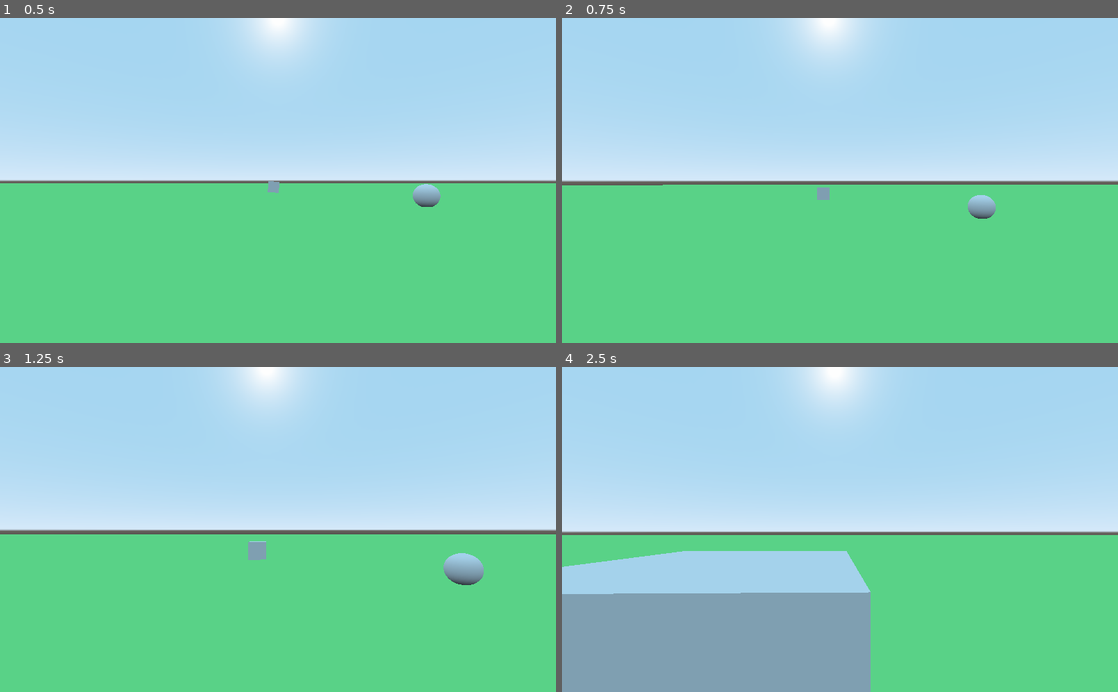
Above: before the commit, frames 1-4 (two rows, left to right).
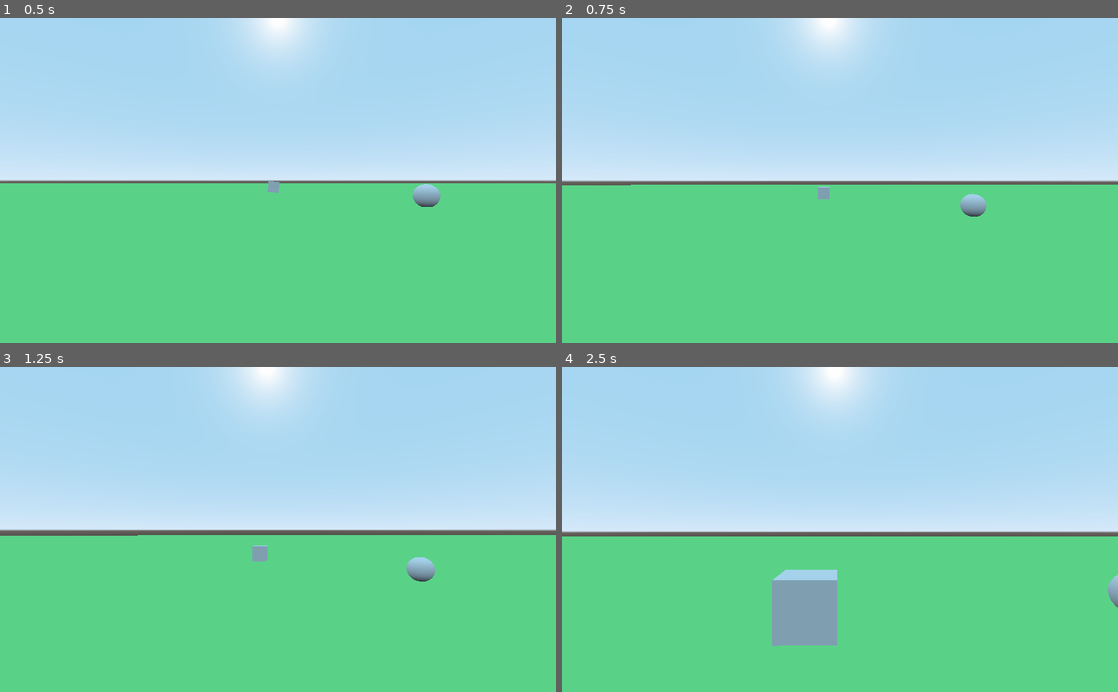
Above: after the commit, the same moments.

Repository: FreeFlyFall/RigidBodyController
Game: Godot game, scene res://Scenes/scene1.tscn
The game is run twice, just before and just after one commit, with the same random seed, the same clock (stepped at 60 frames per second) and the same inputs.
Inputs (mouse positions are in pixels of both pictures, inside the frame that each line leads up to):
- Up to frame 1 (0.5 s): no input
- Up to frame 2 (0.75 s): tap Enter at 0.5 s; move the mouse to (867, 180) at 0.52 s; hold W (move_forward) from 0.53 s (still down); tap Space (jump) at 0.6 s
- Up to frame 3 (1.25 s): keep holding W (move_forward); tap Space (jump) at 0.77, 1.07 s
- Up to frame 4 (2.5 s): keep holding W (move_forward); move the mouse to (812, 529) at 1.27 s; tap Space (jump) at 1.35, 1.52, 1.82, 2.1 s; move the mouse to (851, 523) at 2.02 s

Frame 1 is identical in both runs. In frame 2, 0.2% of the frame differs, in the area x 12-78%, y 51-62%; in frame 3, 1.2%; in frame 4, 22%, in the area x 0-100%, y 51-100%.

Commit message:
Get the normal of a contact point, and use cross products to modify the player's movement vector. The move vector is rotated based on the contact slope so the player can move across the slope. Still needs work - getting stuck on slope transitions. Fix the player getting stuck on edges by also checking solely for a zero as the normalized velocity. Fix jump release downforce being possible to activate multiple times.
Signed-off-by: FreeFlyFall <ryanjvanslyke@gmail.com>

Diff:
--- a/move.gd
+++ b/move.gd
@@ -1,12 +1,14 @@
 extends Spatial
 
 # Integrate forces vars
-var speed := 100
+var speed := 2
 export var jump: float = 5
 export var mouse_sensitivity: = 0.05
 var speed_limit = 10
 var player_physics_material = load("res://Physics/player.tres")
 var friction = player_physics_material.friction
+var is_landing: bool = false
+var slant: Vector3
 
 # Process vars
 onready var head = $Head
@@ -36,10 +38,11 @@
 	var direct_state = get_world().direct_space_state
 	raycast_list.clear()
 	is_grounded = false
-	# Create 8 raycasts around the player capsule
-	# They're instantiated towards the edge of the radius and shoot from just
-	# below the capsule, to just below the bottom bound of the capsule
-	for i in 8:
+	# Create 9 raycasts around the player capsule
+	# They begin towards the edge of the radius and shoot from just
+	# below the capsule, to just below the bottom bound of the capsule,
+	# with one in the center
+	for i in 9:
 		# Get the starting location
 		var loc = self.translation
 		# subtract a distance to get below the capsule
@@ -57,7 +60,7 @@
 				loc.x -= cv_dist # W
 			# Ordinal vectors
 			4:
-				loc.z -= ov_dist # Ne
+				loc.z -= ov_dist # NE
 				loc.x += ov_dist
 			5:
 				loc.z += ov_dist # SE
@@ -75,11 +78,10 @@
 		raycast_list.append([loc,loc2])
 	# Check each raycast for collision
 	for array in raycast_list:
-		var collision = direct_state.intersect_ray(array[0],array[1])
+		var collision = direct_state.intersect_ray(array[0],array[1],[self])
 		if collision:
 			#print(String(self.translation)+' '+String(collision.position))
 			is_grounded = true
-			print()
 
 # Capture mouse on load
 func _ready():
@@ -114,52 +116,49 @@
 		 !Input.is_action_pressed("move_left"))
 
 #DevNotes:
-	# Change movement vector to be perpendicular to the contact slope
+	# Change movement vector to be perpendicular to the contact slope if is not pinned
 	## # Change linear damp while in air?
 	# If forced above max velocity(by impulse or collision), don't do velocity limiting during input
 	 # ignore input for the direction in which the velocity is over the speed limit
-	# FSM for Rigidbody controller?:
-		# Air(If not grounded) - (add small force in direction held)
-		# Idle(no input)
-		# Accel(input) - (Force towards direction)
-		# AtSpeed(grounded, with input, at speed limit)
 	# Remove friction in the air as well. On becoming grounded, scale it up over a fraction of a second to allow a small slide
-	# Set is_grounded based on collision again, and use one raycast at the middle bottom. # Stuck on cube
-	 # I think either will work, but a combination of collision normals and
-	 # raycast will be more stable for complex shapes
 	# If not grounded, use air-controls
+	# Add crouch. Crouch during jump while space is held to make landing accurately easier.
 
 func _integrate_forces(state):
-	### If the player collision produces a negative normal, remove friction to prevent sticking
-	var is_pinned = false
-	# If the player body is contacting something
+	### If the player collision produces a negative normal, remove friction to prevent sticking	var
+	# If the player body is contacting something,
 	if (state.get_contact_count() > 0):
 		var contact_normal_array = []
-		# Get the normal of the point of contact
+		# get the normal of the point of contact
 		for i in state.get_contact_count():
 			contact_normal_array.insert(i, state.get_contact_local_normal(i))
 			# If the contact normal is facing up, the player is grounded
-			# if (Input.is_action_pressed('move_forward')):
-			# 	print(String(i)+' '+String(contact_normal_array[i]))
-			if (contact_normal_array[i].y < 0.5):
-				is_pinned = true
+#			if (Input.is_action_pressed('move_forward')):
+#				print(String(i)+' '+String(contact_normal_array[i]))
+			slant = contact_normal_array[i]
+			if (slant.y >= 0.5):
+				is_grounded = true
 		# If the player isn't against a wall or something tilting toward them, use normal friction, else turn it off
-		if (not is_pinned):
+		if (is_grounded):
 			player_physics_material.rough = true
 			player_physics_material.friction = friction
 		else:
 			player_physics_material.rough = false
 			player_physics_material.friction = 0
 
-	### If the player tried to jump, and is grounded, apply an upward force times the jump multiplier
+	# Handle jumping
+	# If the player tried to jump, and is grounded, apply an upward force times the jump multiplier
+	# Apply a downward force once if the player lets go of jump to assist with landing
 	if (Input.is_action_just_pressed("jump")):
-		print(is_grounded)
 		if (is_grounded):
 			state.apply_central_impulse(Vector3(0,1,0) * jump)
+			is_landing = false
 			#self.linear_damp = -1
 	if (not is_grounded) and Input.is_action_just_released("jump"):
-		var jump_fraction = jump / 5
-		state.apply_central_impulse(Vector3(0,-1,0) * jump_fraction)
+		if (is_landing == false):
+			var jump_fraction = jump / 5
+			state.apply_central_impulse(Vector3(0,-1,0) * jump_fraction)
+			is_landing = true
 
 	# Initialize the movement vector
 	var move = Vector3()
@@ -187,17 +186,21 @@
 	elif Input.is_action_pressed("move_left"):
 		move = -head.transform.basis.x
 
+	#print(String(is_grounded)+String(OS.get_time()))
 	if (is_grounded):
 		#self.linear_damp = -1 # Use default linear damp
 		# If the player is grounded and moving, limit the velocity to the speed limit
-		move *= speed
 		var vel = state.get_linear_velocity()
 		var nvel = vel.normalized() # The normalized player velocity
 		# If the players velocity doesn't exceed the normalized movement vector at the speed limit,
 		# add the force towards the movement vector
-		if ((nvel.x > 0 and vel.x < nvel.x*speed_limit) or (nvel.x < 0 and vel.x > nvel.x*speed_limit)
-		or (nvel.z > 0 and vel.z < nvel.z*speed_limit) or (nvel.z < 0 and vel.z > nvel.z*speed_limit)):
-			state.add_central_force(move)
+		#print('vel: '+String(vel)+' vnel: '+String(nvel))
+		if ((nvel.x >= 0 and vel.x < nvel.x*speed_limit) or (nvel.x <= 0 and vel.x > nvel.x*speed_limit) or
+		(nvel.z >= 0 and vel.z < nvel.z*speed_limit) or (nvel.z <= 0 and vel.z > nvel.z*speed_limit) or
+		(nvel.x == 0 or nvel.z == 0)):
+			#print('force added'+String(OS.get_time()))
+			move = move.cross(slant).cross(slant).cross(slant).cross(slant)
+			state.add_central_force(move*speed)
 	else:
 		# Accept input which is sideways and backward from the velocity vector if above the speed limit and reduce the force
 		state.add_central_force(move*5)
